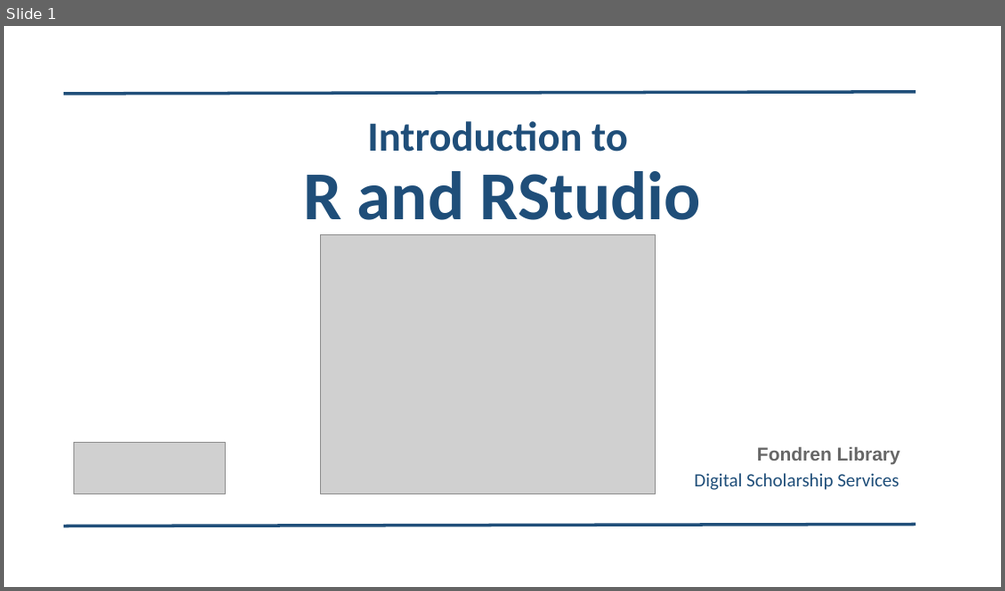
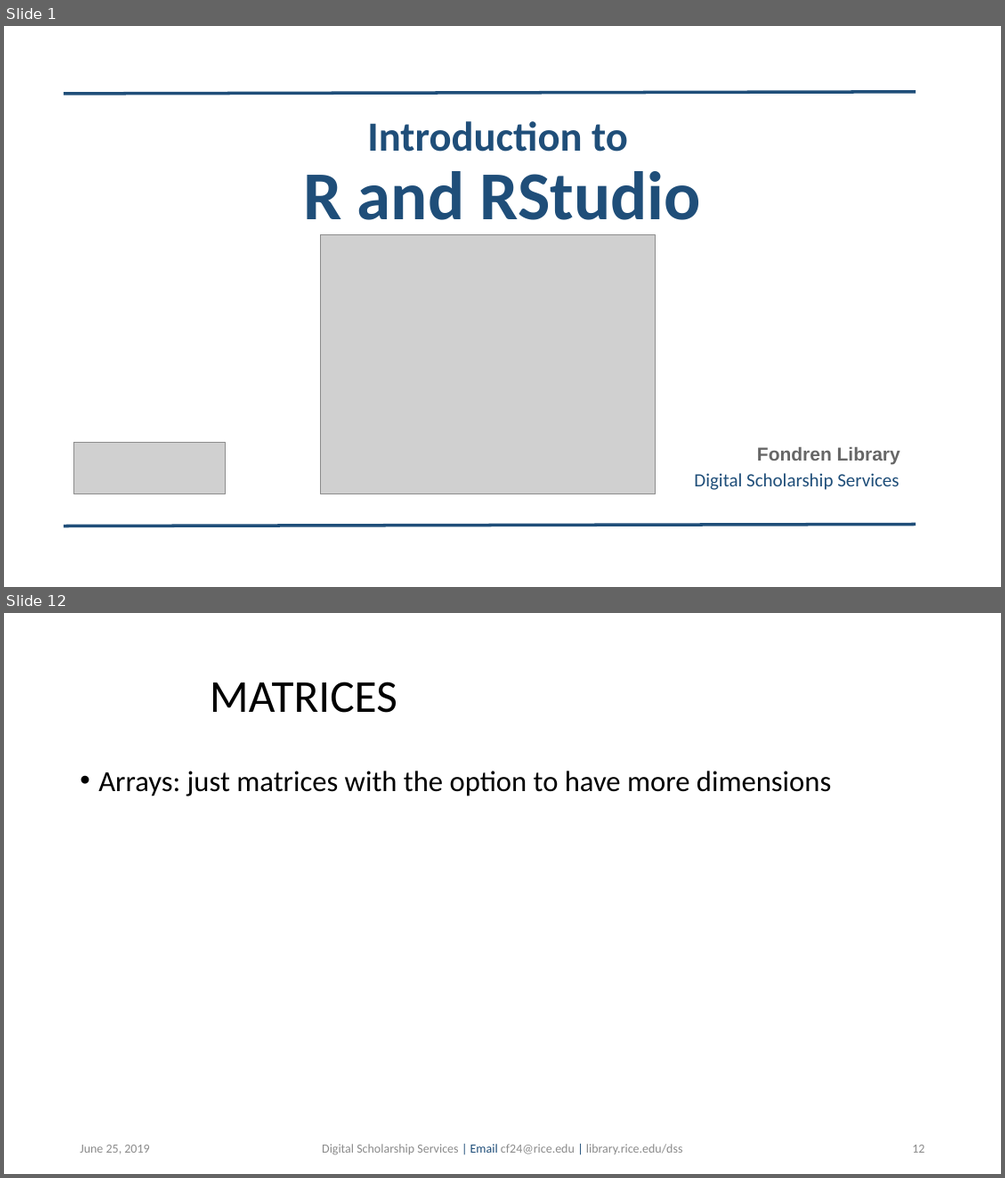
Before and after one commit to bakitybacon/rice-data-and-donuts, a slide deck: introR/Introduction to R.pptx. Shown one above the other, each under a label of ours: slide 1 before the commit, slides 1 and 12 after it; the slides between them are not shown. The pictures are 1005x591 and 1005x1178 pixels, drawn with LibreOffice and Linux fonts; fonts in the diff are those of the drawing; grey boxes stand for pictures; background and template pictures are left out. Boxes give left, top, right and bottom in pixels: in the first picture for what was removed or moved away, otherwise in the second. Text is boxed around its words. In the diff, an @@ line names an element or a change of style, - is before the commit and + after.

```diff
--- a/introR/Introduction to R.pptx
+++ b/introR/Introduction to R.pptx
@@ slide 12 added at box(4, 613, 1001, 1174), background #FFFFFF @@
@@ title added at box(210, 682, 397, 713), 44 pt, text #000000 @@
+MATRICES
@@ text added at box(98, 771, 831, 796), 28 pt, text #000000 @@
+• Arrays: just matrices with the option to have more dimensions
@@ text added at box(80, 1144, 149, 1153), 12 pt, text #8C8C8C @@
+June 25, 2019
@@ text added at box(322, 1143, 683, 1155), 12 pt, text #8C8C8C @@
+Digital Scholarship Services | Email cf24@rice.edu | library.rice.edu/dss
@@ page number added at box(912, 1144, 924, 1152), 12 pt, text #8C8C8C @@
+12
```
Also in this commit, not shown: 3 slides changed, 29 other slides added.
